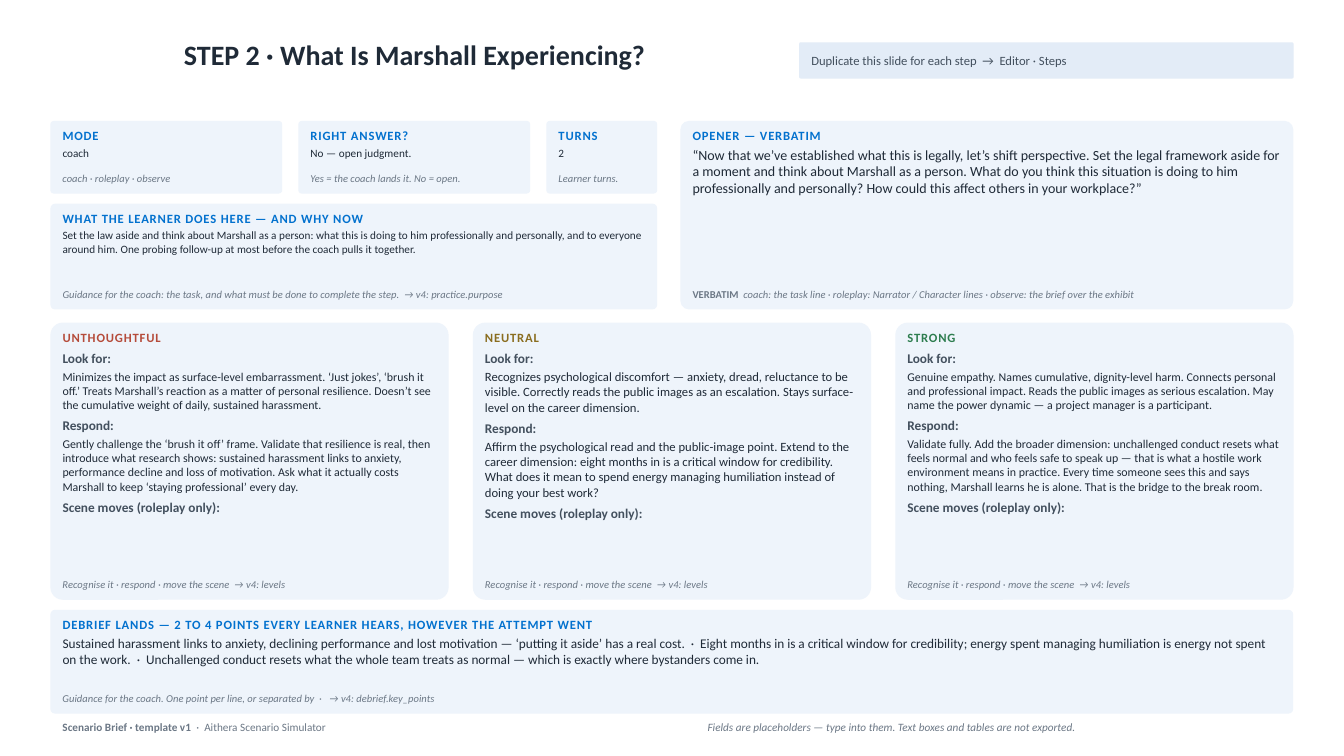
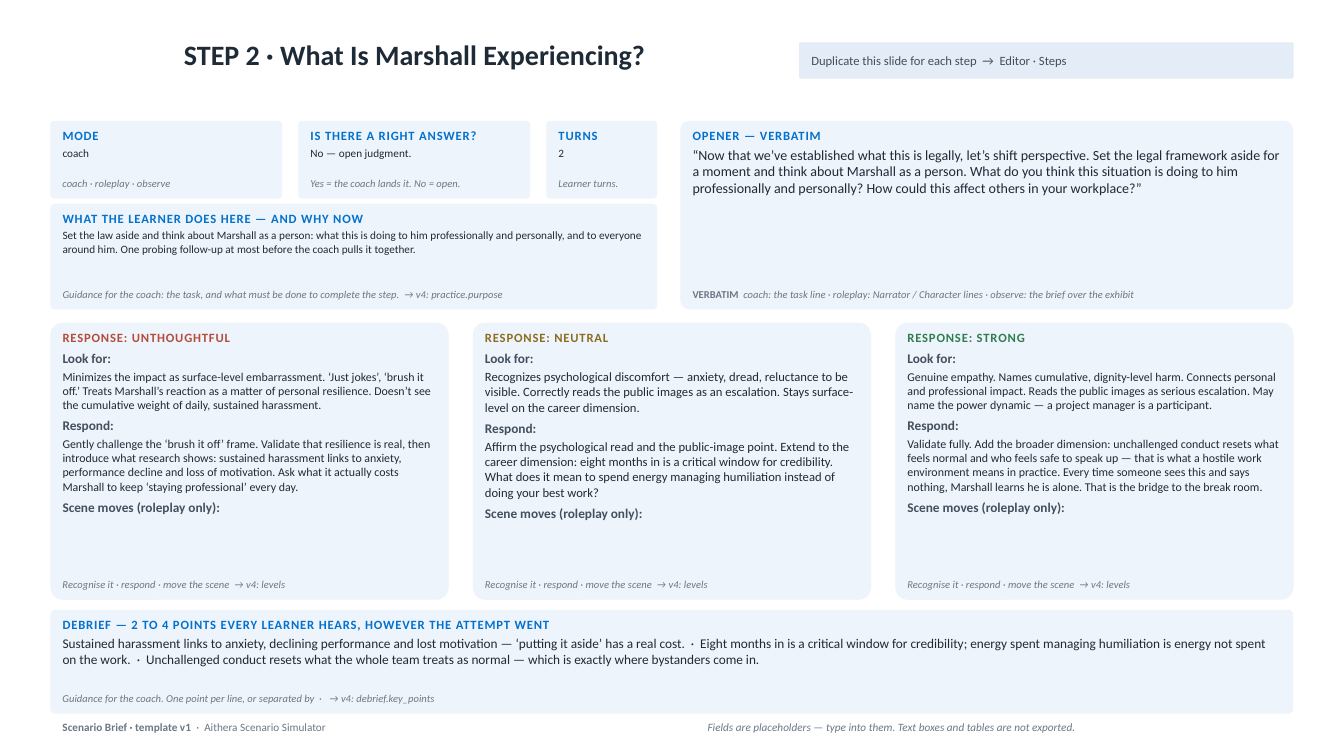
Before and after one commit to chris-alvarez-ctr-vectorsolutions/aithera, a slide deck: slide 7 of products/aithera/scenario-simulator/docs/templates/scenario-brief-example-marshall.pptx. Drawn at 1344x756 pixels with LibreOffice and Linux fonts; fonts in the diff are those of the drawing. Boxes give left, top, right and bottom in pixels: in the first picture for what was removed or moved away, otherwise in the second. Text is boxed around its words. In the diff, an @@ line names an element or a change of style, - is before the commit and + after.

```diff
--- a/products/aithera/scenario-simulator/docs/templates/scenario-brief-example-marshall.pptx
+++ b/products/aithera/scenario-simulator/docs/templates/scenario-brief-example-marshall.pptx
@@ rounded rectangle: place and size @@
-rounded rectangle at [50, 121, 282, 194]
+rounded rectangle at [50, 121, 282, 199]
@@ rounded rectangle: place and size @@
-rounded rectangle at [298, 121, 530, 194]
+rounded rectangle at [298, 121, 530, 199]
@@ text at [310, 131, 476, 140]: text changed @@
-RIGHT ANSWER?
+IS THERE A RIGHT ANSWER?
@@ rounded rectangle: place and size @@
-rounded rectangle at [546, 121, 657, 194]
+rounded rectangle at [546, 121, 657, 199]
@@ 3 texts: place and size @@
-3 texts at [62, 175, 618, 184]
+3 texts at [62, 180, 618, 189]
@@ text at [63, 333, 230, 342]: text changed @@
-UNTHOUGHTFUL
+RESPONSE: UNTHOUGHTFUL
@@ text at [485, 333, 608, 342]: text changed @@
-NEUTRAL
+RESPONSE: NEUTRAL
@@ text at [907, 333, 1025, 342]: text changed @@
-STRONG
+RESPONSE: STRONG
@@ text at [63, 620, 550, 631]: text changed @@
-DEBRIEF LANDS — 2 TO 4 POINTS EVERY LEARNER HEARS, HOWEVER THE ATTEMPT WENT
+DEBRIEF — 2 TO 4 POINTS EVERY LEARNER HEARS, HOWEVER THE ATTEMPT WENT
```
Also in this commit, not shown: 8 other slides changed, 19 other files.
